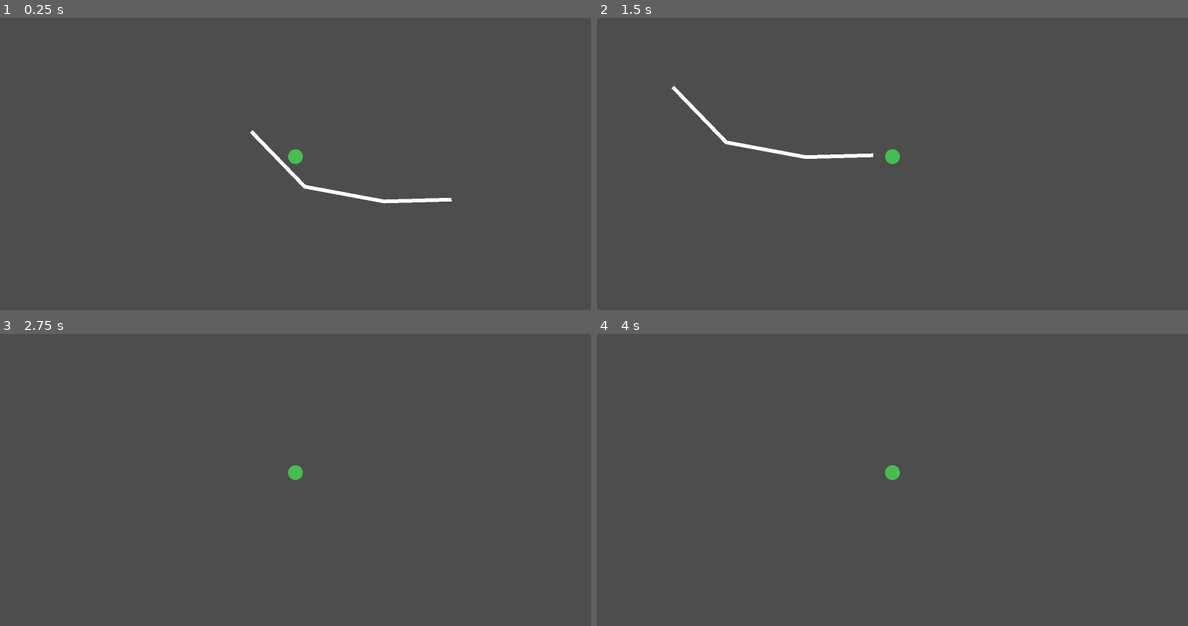
Above: before the commit, frames 1-4 (two rows, left to right).
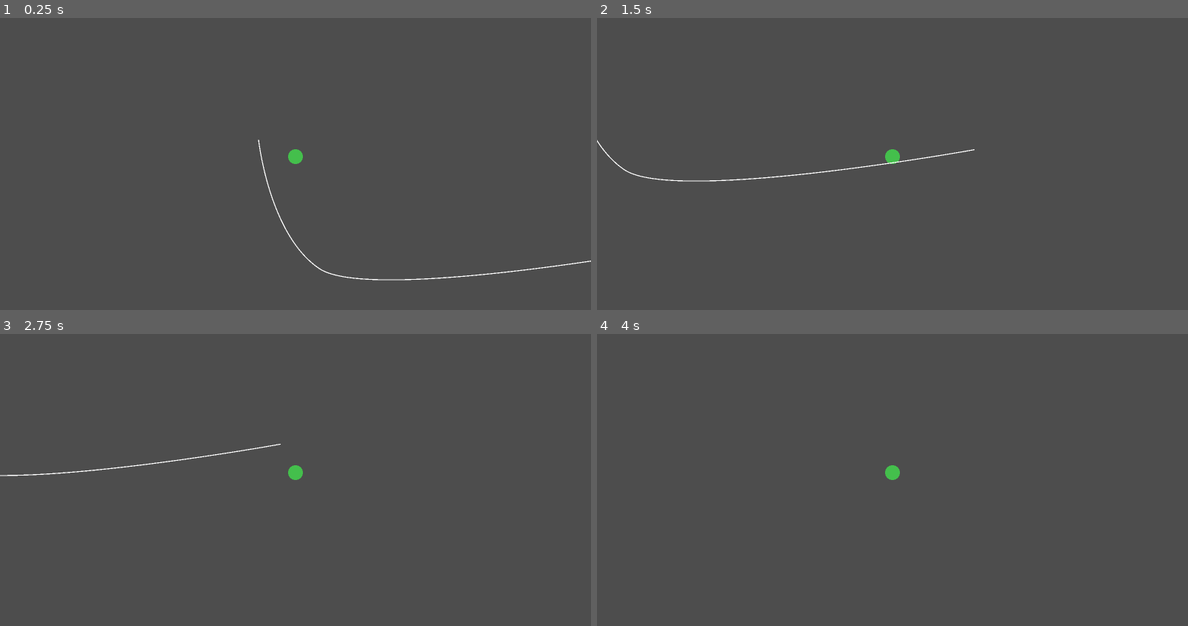
Above: after the commit, the same moments.

Repository: ekelch/cfac-jam
Game: Godot game, scene res://scenes/main.tscn
Same seed, same stepped clock (60 frames per second), same inputs: the game is played once before the commit and once after it.
Inputs:
- Up to frame 1 (0.25 s): no input
- Up to frame 2 (1.5 s): no input
- Up to frame 3 (2.75 s): no input
- Up to frame 4 (4 s): tap Enter at 3.5 s

The runs differ from the first frame. In frame 1, 0.9% of the frame differs, in the area x 42-100%, y 38-90%; in frame 2, 0.8%; in frame 3, 0.2%; in frame 4, nothing differs.

Commit message:
upd to subv 4 bc line2d undo was broken in 3, drawing line on bezier path, fixed physics props

Diff:
--- a/project.godot
+++ b/project.godot
@@ -12,7 +12,7 @@
 
 config/name="cfac"
 run/main_scene="res://scenes/main.tscn"
-config/features=PackedStringArray("4.3", "Forward Plus")
+config/features=PackedStringArray("4.4", "Forward Plus")
 config/icon="res://icon.svg"
 
 [display]
--- a/scenes/main.tscn
+++ b/scenes/main.tscn
@@ -1,16 +1,26 @@
-[gd_scene load_steps=3 format=3 uid="uid://v6qetackdm8j"]
+[gd_scene load_steps=4 format=3 uid="uid://v6qetackdm8j"]
 
 [ext_resource type="PackedScene" uid="uid://b0oud6uapcyp0" path="res://scenes/player.tscn" id="1_eeafu"]
-[ext_resource type="Script" path="res://scripts/line.gd" id="2_dkgod"]
+[ext_resource type="Script" uid="uid://bbni0bjodm2pd" path="res://scripts/line.gd" id="2_dkgod"]
+
+[sub_resource type="Curve2D" id="Curve2D_xjq2p"]
+_data = {
+"points": PackedVector2Array(0, 0, 0, 0, -38, 11, -54.8182, -36.6965, 54.8182, 36.6965, 28, 151, 0, 0, 0, 0, 407, 129)
+}
+point_count = 3
 
 [node name="Main" type="Node"]
 
 [node name="player" parent="." instance=ExtResource("1_eeafu")]
+mass = 4.133
 
 [node name="line" type="StaticBody2D" parent="."]
 script = ExtResource("2_dkgod")
 
 [node name="Line2D" type="Line2D" parent="line"]
-points = PackedVector2Array(-48, 1, 10, 61, 96, 77, 169, 75)
-width = 4.0
-antialiased = true
+position = Vector2(-2, -1)
+width = 1.0
+
+[node name="Path2D" type="Path2D" parent="line"]
+position = Vector2(-2, -1)
+curve = SubResource("Curve2D_xjq2p")
--- a/scenes/player.tscn
+++ b/scenes/player.tscn
@@ -1,8 +1,7 @@
 [gd_scene load_steps=4 format=3 uid="uid://b0oud6uapcyp0"]
 
 [sub_resource type="PhysicsMaterial" id="PhysicsMaterial_4p0ek"]
-friction = 0.67
-bounce = 0.13
+friction = 0.1
 
 [sub_resource type="CircleShape2D" id="CircleShape2D_3vn3g"]
 radius = 8.0
--- a/scripts/line.gd
+++ b/scripts/line.gd
@@ -1,13 +1,16 @@
 extends StaticBody2D
 
-@onready var line_2d: Line2D = $Line2D
+@onready var path_2d: Path2D = $Path2D
+@onready var visLine: Line2D = $Line2D
 
 # Called when the node enters the scene tree for the first time.
 func _ready() -> void:
-	for i in line_2d.points.size() - 1:
+	var points = path_2d.curve.get_baked_points()
+	visLine.points = points
+	for i in points.size() - 1:
 		var segment = SegmentShape2D.new()
-		segment.a = line_2d.points[i]
-		segment.b = line_2d.points[i + 1]
+		segment.a = points[i]
+		segment.b = points[i + 1]
 		var collider = CollisionShape2D.new()
 		collider.shape = segment
 		self.add_child(collider)
Not shown, changed: assets/fonts/PixelOperator8-Bold.ttf.import
Not shown, changed: assets/fonts/PixelOperator8.ttf.import
Not shown, added: scripts/line.gd.uid
Not shown, added: scripts/player.gd.uid
